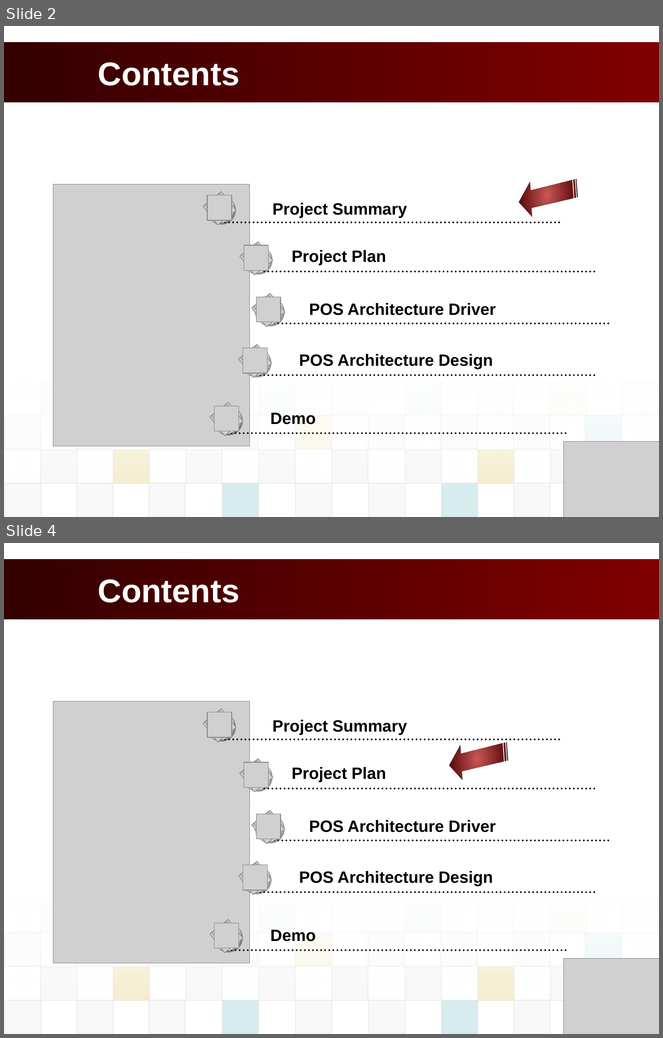
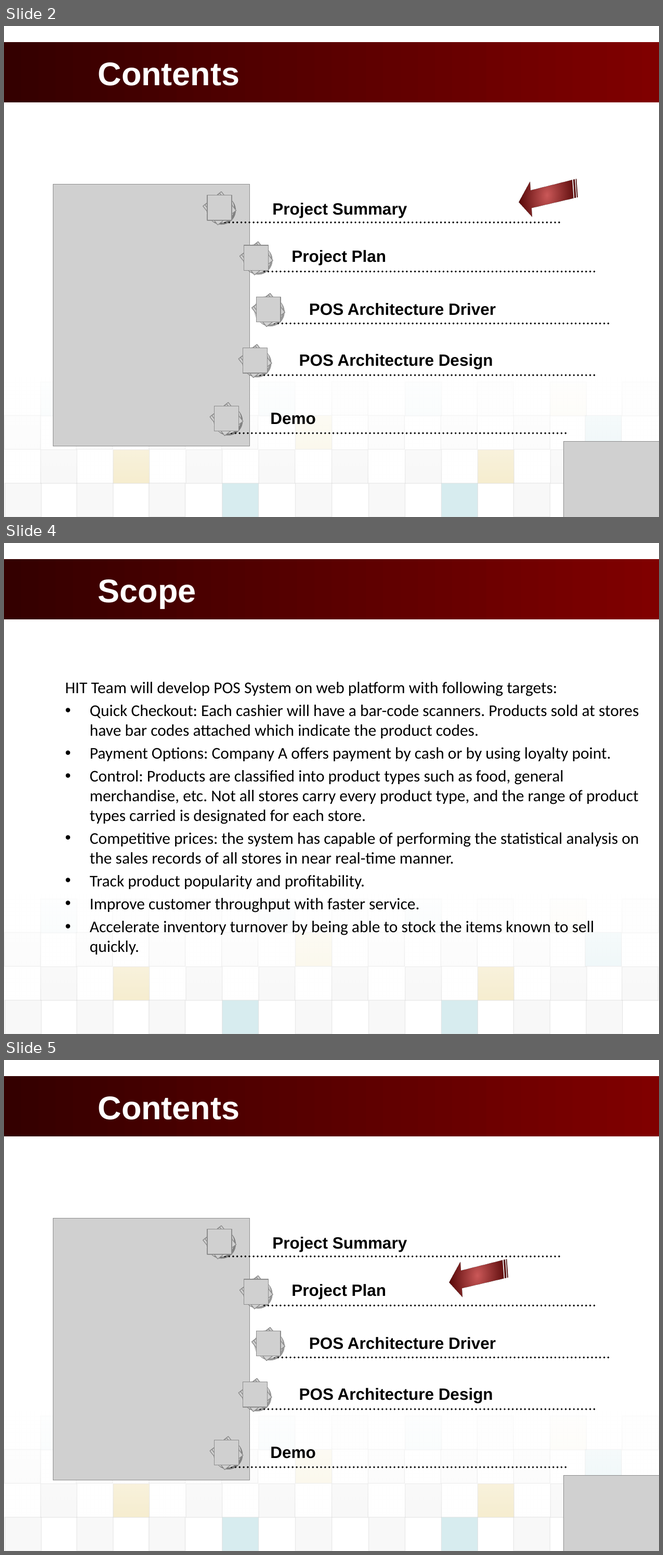
Before and after one commit to vucongthuc/hit-team-2012, a slide deck: Architect and Design/Final Project/K15T2_Team2_FinalProject/POS_Presentation/POS_PresentationSlide.pptx. Shown one above the other, each under a label of ours: slides 2 and 4 before the commit, slides 2, 4 and 5 after it; the slides between them are not shown. The pictures are 663x1038 and 663x1555 pixels, drawn with LibreOffice and Linux fonts; fonts in the diff are those of the drawing; grey boxes stand for pictures; background and template pictures are left out. Boxes give left, top, right and bottom in pixels: in the first picture for what was removed or moved away, otherwise in the second. Text is boxed around its words. In the diff, an @@ line names an element or a change of style, - is before the commit and + after.

```diff
--- a/Architect and Design/Final Project/K15T2_Team2_FinalProject/POS_Presentation/POS_PresentationSlide.pptx
+++ b/Architect and Design/Final Project/K15T2_Team2_FinalProject/POS_Presentation/POS_PresentationSlide.pptx
@@ slide 4 added at box(4, 543, 659, 1034), background #FFFFFF; not listed: 34 template elements that a slide beside it also shows @@
@@ title added at box(98, 579, 196, 608), 36 pt, text #FFFFFF, bold @@
+Scope
@@ text added at box(65, 682, 639, 955), 18 pt, text #000000 @@
+HIT Team will develop POS System on web platform with following targets:
+• Quick Checkout: Each cashier will have a bar-code scanners. Products sold at stores have bar codes attached which indicate the product codes.
+• Payment Options: Company A offers payment by cash or by using loyalty point.
+• Control: Products are classified into product types such as food, general merchandise, etc. Not all stores carry every product type, and the range of product types carried is designated for each store.
+• Competitive prices: the system has capable of performing the statistical analysis on the sales records of all stores in near real-time manner.
+• Track product popularity and profitability.
+• Improve customer throughput with faster service.
+• Accelerate inventory turnover by being able to stock the items known to sell quickly.
@@ rectangle added at box(113, 899, 150, 934), fill #EAEAEA at 5% opacity, outline #DDDDDD 0.75 pt @@
@@ rectangle added at box(185, 899, 222, 934), fill #EAEAEA at 5% opacity, outline #DDDDDD 0.75 pt @@
@@ rectangle added at box(622, 967, 658, 1000), fill #DDDDDD at 20% opacity, outline #DDDDDD 0.75 pt @@
@@ rectangle added at box(586, 1000, 622, 1034), fill #DDDDDD at 20% opacity, outline #DDDDDD 0.75 pt @@
@@ what was slide 4 is now slide 5 @@
```
Also in this commit, not shown: 3 slides changed, 3 other slides added, 1 slide removed, 6 other files.
